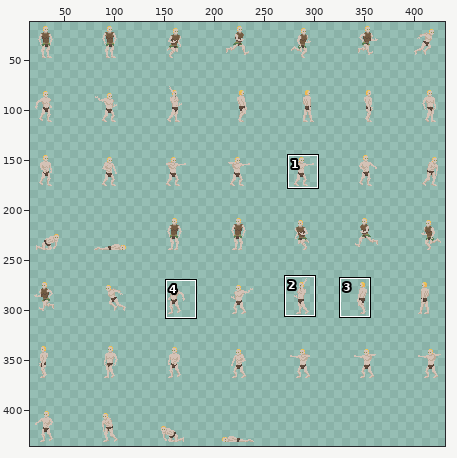
Two versions of one pixel-art file, Sprites/Player/Equipment/steel_armor.aseprite. Above, an overview of the earlier version with the close-up marked.
Close-up. The starting point:
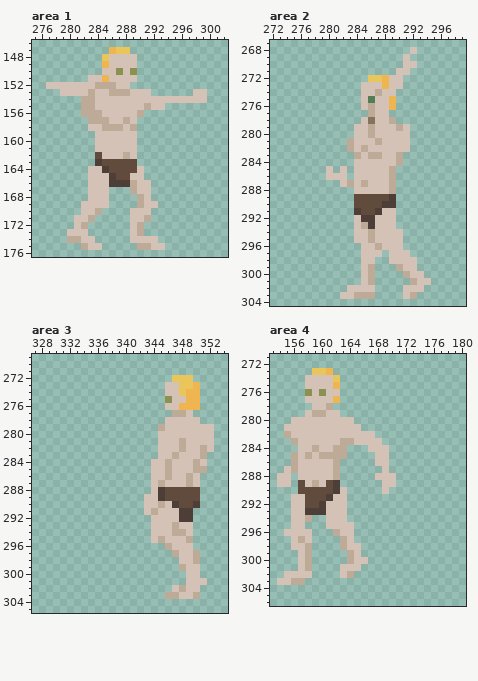
448x448 pixels, 1 frame. Shown: area 1: x 275..302, y 146..176; area 2: x 272..299, y 267..304; area 3: x 327..354, y 269..305; area 4: x 153..180, y 271..306. The wide view leaves out empty margins. The commit also changed other parts of the picture, which this record leaves out.
After the commit:
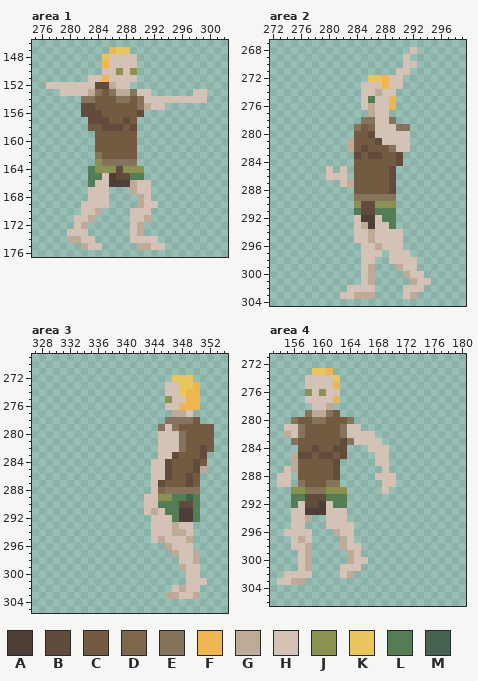
Palette (. is transparent): A #4d3f38  B #604b3d  C #735b42  D #7e674c  E #86735b  F #eeb551  G #bdaa97  H #d4c2b6  J #8b9150  K #e8c65b  L #557d55  M #446350
The exact change:
Area 1, layer "Layer 1":
y 152: x 284..285 GG -> BB
y 153: x 284..286 HHG -> ECE; x 289 H -> E
y 154: x 282..290 GGHHHHHHH -> EECCCEECE
y 155: x 282..290 GGHHHHHHH -> BBCCCCCCE
y 156: x 282..290 GGGHHHHHG -> BBBCCCCCB
y 157: x 283..289 GGGHHGH -> BBBCCBC
y 158: x 283..289 HHGGGHG -> CCBBBCB
y 159..161: x 284..289 HHHHHH -> CCCCCC
y 162: x 284..289 BHHHGH -> ECCCCC
y 163: x 284..289 ABBBBB -> JEEEEE
y 164: x 283..286 HHAB -> LJJJ; x 288..290 BBH -> JJJ
y 165: x 283..284 HH -> LL; x 289..290 HH -> LL
y 166: x 283 H -> L
Area 2, layer "Layer 1":
y 278: x 285 H -> E; x 289 G -> E
y 279: x 284..286 HHG -> ECD; x 290..291 GH -> EE
y 280: x 284..286 HHG -> CCB
y 281: x 284..287 HHHG -> CCCB
y 282: x 284..289 HGHHHH -> CBCCCE
y 283: x 284..290 GHGGHHG -> BCBBCCB
y 284: x 284..290 HHHHHHG -> CCCCCCB
y 285..286: x 284..289 HHHHHG -> CCCCCB
y 287: x 284..289 HGHHHG -> CCCCCB
y 288: x 284..289 HHHHHG -> CCCCCB
y 289: x 284..289 BBBBBA -> EEEEEE
y 290: x 284 B -> J; x 287..289 BAA -> JJJ
y 291: x 284 A -> L; x 287..289 AHH -> LLL
y 292: x 288..289 HH -> LL
y 293: x 289 H -> L
Area 3, layer "Layer 1":
y 278: x 346..350 HHHHH -> EEEEC
y 279: x 345 G -> E; x 347..352 HHHHHH -> ECCCCC
y 280: x 348..352 HHHHH -> ECCCC
y 281: x 348..352 GHHHH -> ECCCC
y 282: x 348..352 GHHGH -> ECCBC
y 283: x 347..351 GHHHG -> BCCCB
y 284: x 346..351 GHHHGH -> BCCCBC
y 285: x 346..350 GHHHG -> BCCCB
y 286: x 346..350 GHHGH -> BCCBC
y 287: x 345..350 GHHHGH -> BCCCBC
y 288: x 345..350 ABBBBB -> DEEEEE
y 289: x 345..350 ABBBBB -> JJLLML
y 290: x 345..347 GHA -> LLL; x 350 A -> L
y 291: x 346..347 HH -> LL; x 350 . -> L
y 292: x 347 H -> L; x 350 . -> L
Area 4, layer "Layer 1":
y 279: x 158 H -> E; x 161..162 HH -> EC
y 280: x 156..164 HHHHHHHHH -> ECCEECCCE
y 281..282: x 157..163 HHHHHHH -> ECCCCCE
y 283: x 156..164 GHHHHHHGG -> ECCCCCCBE
y 284: x 157..163 HHGHHGG -> CCBCCBB
y 285: x 157..163 HGHGGGG -> BBCBBCB
y 286..288: x 157..162 HHHHHG -> CCCCCB
y 289: x 157..162 BHGHBA -> ECCCEE
y 290: x 156..163 .BBBBBAH -> JJEEEJJJ
y 291: x 156..157 HH -> LL; x 161..163 AHH -> LLL
y 292: x 156 H -> L; x 162..163 HH -> LL
